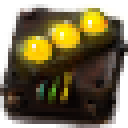
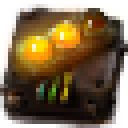
Before/after of a (128, 128) layered artwork. What changed in the layer stack:
added layer "Lvl2" (1st of 2) (addition, 58%) above "Lvl3" over box(0, 4, 124, 100)
showed "Lvl2" (2nd of 2) over box(0, 4, 124, 100)
hid "Lvl3" (2nd of 2) over box(0, 4, 124, 100)
hid "productivity-module-3" over box(0, 8, 124, 112)
showed "productivity-module-2" over box(0, 4, 124, 112)
